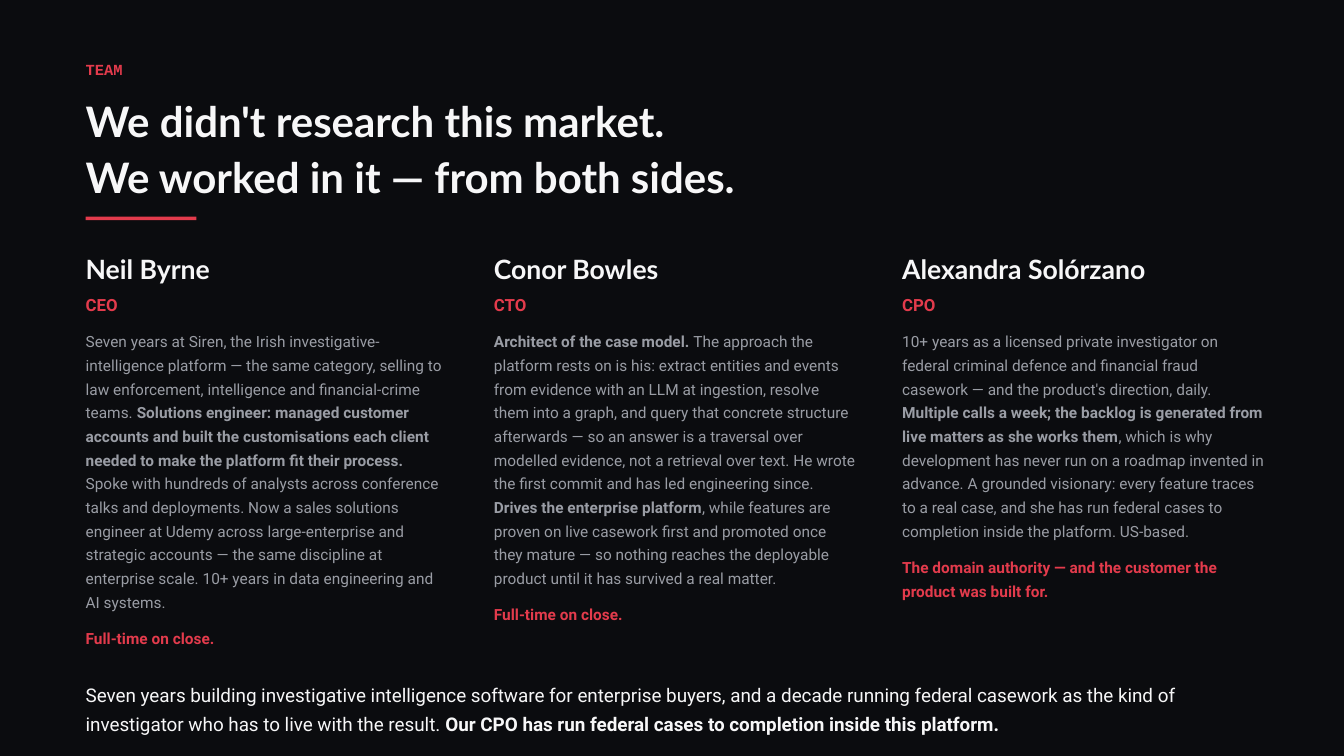
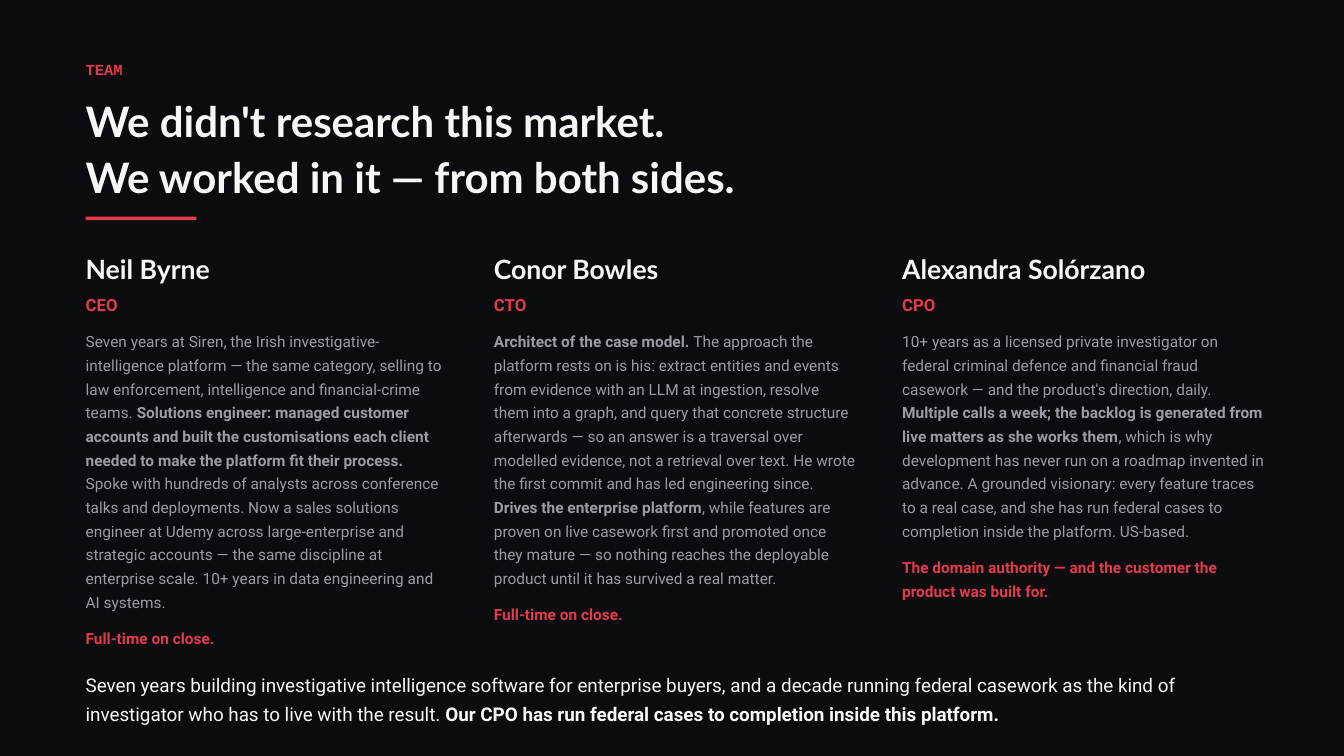
Before and after one commit to conorbowles51/owl-n4j, a slide deck: slide 10 of Loupe-NDRC-deck.pptx. Drawn at 1344x756 pixels with LibreOffice and Linux fonts; fonts in the diff are those of the drawing. Boxes give left, top, right and bottom in pixels: in the first picture for what was removed or moved away, otherwise in the second. Text is boxed around its words. In the diff, an @@ line names an element or a change of style, - is before the commit and + after.

```diff
--- a/Loupe-NDRC-deck.pptx
+++ b/Loupe-NDRC-deck.pptx
@@ text "Seven years building investigative intelligence ...": place and size @@
-text "Seven years building investigative intelligence ..." at [86,687,1175,735]
+text "Seven years building investigative intelligence ..." at [86,677,1175,725]
```
Also in this commit, not shown: 3 other slides changed, 2 other files.
